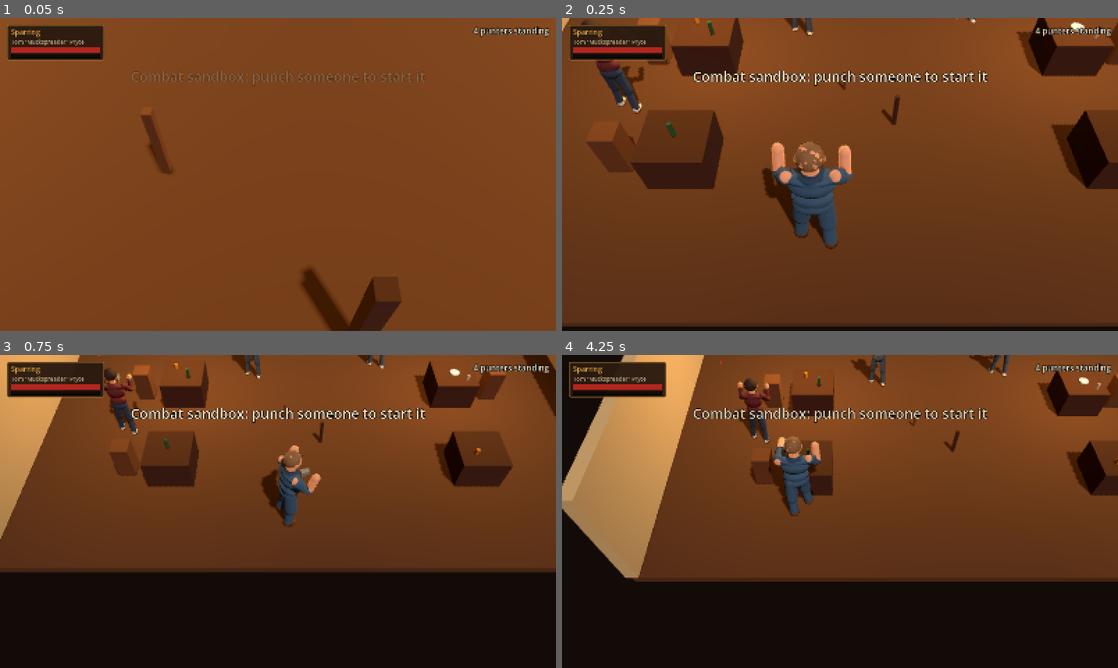
Above: before the commit, frames 1-4 (two rows, left to right).
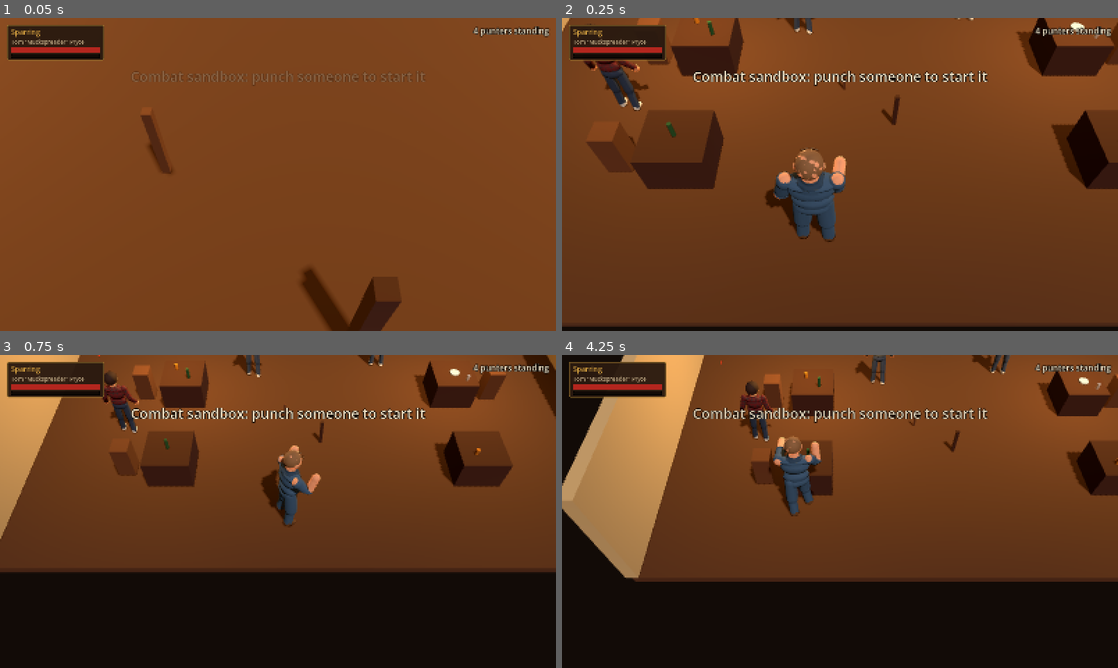
Above: after the commit, the same moments.

Repository: Beenster99/crownandpunchbowl
Game: Godot game, scene res://scenes/actors/combat_sandbox.tscn
Two runs of this game, one before a commit and one after it. Both use one fixed random seed, a clock stepped at 60 frames per second and the inputs below. This scene is started directly instead of the project's main scene.
Inputs (mouse positions are in pixels of both pictures, inside the frame that each line leads up to):
- Up to frame 1 (0.05 s): no input
- Up to frame 2 (0.25 s): no input
- Up to frame 3 (0.75 s): tap Enter at 0.5 s; move the mouse to (400, 495) at 0.52 s; hold D (move_right) from 0.53 s (still down); tap R (grab) at 0.6 s; click (400, 495) at 0.67 s
- Up to frame 4 (4.25 s): right-click (962, 495) at 0.8 s; release D (move_right) at 1.25 s; drag from (728, 527) to (812, 574) at 1.27 s; move the mouse to (895, 442) at 2.02 s; hold D (move_right) 2.03-2.75 s; click (895, 442) at 2.1 s; tap R (grab) at 2.3 s; drag from (812, 574) to (673, 464) at 2.77 s; move the mouse to (1006, 558) at 3.52 s; hold A (move_left) from 3.53 s (still down); tap Space (dodge) at 3.6 s; click (1006, 558) at 3.8 s

Frame 1 is identical in both runs. In frame 2, 2.3% of the frame differs, in the area x 3-75%, y 0-74%; in frame 3, 0.6%; in frame 4, 0.6%.

Commit message:
Relaxed idles for calm characters, and remove the grey placeholder nose
Calm people now stand about relaxed (hands down with weight shifts, sipping a pint,
gesturing while chatting, staff polishing glasses) and walk relaxed. The fists-up guard
comes up only with trouble: NPCs follow their AI mood (now synced to clients), players
raise it after a swing or hit or when a riled-up NPC is near.

The grey box in front of faces was the capsule placeholder's 'Facing' nose, which
Fighter re-showed every frame. FighterVisual now frees it, and Fighter keeps it hidden
whenever a rig is on.

Co-Authored-By: Claude Opus 5.5 <noreply@anthropic.com>
Claude-Session: https://claude.ai/code/session_01RduChsXu1E465V4o6a71Up

Diff:
--- a/scripts/actors/character_rig.gd
+++ b/scripts/actors/character_rig.gd
@@ -20,7 +20,14 @@
 	&"throw", &"grab", &"hold", &"held_struggle", &"hit_front", &"hit_back", &"stagger",
 	&"knockdown", &"down", &"get_up", &"crawl", &"ko", &"drink", &"eat", &"dodge",
 	&"cheer", &"taunt",
+	# Calm, before anyone kicks off: relaxed stances, a pint, chatting, staff polishing.
+	&"idle_relaxed", &"idle_pint", &"idle_chat", &"idle_polish", &"walk_relaxed",
 ]
+
+## The calm idles a character picks from (by seed). Staff polish glasses instead.
+const CALM_IDLES: Array[StringName] = [&"idle_relaxed", &"idle_pint", &"idle_relaxed"]
+## Standing loops that guard/talk changes switch between.
+const STANDING: Array[StringName] = [&"idle", &"walk", &"idle_relaxed", &"idle_pint", &"idle_chat", &"idle_polish", &"walk_relaxed"]
 
 ## Fighter state name (lower case, as in Fighter.State) -> animation.
 const STATE_ANIMS := {
@@ -85,6 +92,14 @@
 ## How hard a KO punch throws the body, in N·s per unit of hit direction.
 @export var ragdoll_impulse := 30.0
 
+## Fists up. Off while the pub is calm: idles and walking are relaxed until a fight is on.
+## FighterVisual raises it when the fighter or someone near them gets stuck in.
+var guard := false
+## Chatting with someone: gestures instead of the calm idle.
+var talking := false
+## Bar staff: polish a glass instead of the calm idles.
+var staff := false
+
 var anim: AnimationPlayer
 var skeleton: Skeleton3D
 var current: StringName = &""
@@ -135,7 +150,7 @@
 	current = anim_name
 	anim.speed_scale = 1.0
 	anim.play(anim_name, blend)
-	if anim_name == &"idle" or anim_name == &"walk" or anim_name == &"hold":
+	if STANDING.has(anim_name) or anim_name == &"hold":
 		anim.seek(randf() * anim.current_animation_length if not Engine.is_editor_hint() else 0.0, true)
 
 
@@ -146,7 +161,7 @@
 		var dir := _last_hit if _last_hit.length() > 0.01 else global_basis.z
 		start_ragdoll(dir.normalized() * ragdoll_impulse + Vector3.UP * ragdoll_impulse * 0.25)
 	elif key == "idle":
-		play(&"walk" if _moving else &"idle")
+		play(_standing_anim())
 	elif STATE_ANIMS.has(key):
 		play(STATE_ANIMS[key])
 	else:
@@ -155,6 +170,7 @@
 
 ## Plays an attack or action by move name. "punch" alternates left and right.
 func play_move(move: String) -> void:
+	guard = true
 	if move == "punch":
 		play(&"punch_l" if _next_punch_left else &"punch_r", 0.05)
 		_next_punch_left = not _next_punch_left
@@ -167,6 +183,7 @@
 ## Plays a hit reaction. Pass the hit's world direction (attacker to victim) so a KO
 ## that follows throws the ragdoll the right way.
 func play_hit(from_front := true, heavy := false, direction := Vector3.ZERO) -> void:
+	guard = true
 	if direction != Vector3.ZERO:
 		_last_hit = direction
 	if heavy:
@@ -178,12 +195,46 @@
 ## Call every frame with horizontal speed in m/s. Switches between idle and walk.
 func set_move_speed(speed: float) -> void:
 	_moving = speed > 0.2
-	if current == &"idle" and _moving:
-		play(&"walk", 0.15)
-	elif current == &"walk" and not _moving:
-		play(&"idle", 0.2)
-	if current == &"walk":
-		anim.speed_scale = clampf(speed / 2.6, 0.6, 2.2)
+	_refresh_standing(0.15)
+	if current == &"walk" or current == &"walk_relaxed":
+		anim.speed_scale = clampf(speed / (2.6 if current == &"walk" else 2.0), 0.6, 2.2)
+
+
+## Fists up (a fight is on) or relaxed (calm pub). Blends over if standing or walking.
+func set_guard(up: bool) -> void:
+	if up == guard:
+		return
+	guard = up
+	_refresh_standing(0.35)
+
+
+## Chatting: gestures while standing calm.
+func set_talking(on: bool) -> void:
+	if on == talking:
+		return
+	talking = on
+	_refresh_standing(0.4)
+
+
+## The idle or walk that fits right now.
+func _standing_anim() -> StringName:
+	if _moving:
+		return &"walk" if guard else &"walk_relaxed"
+	if guard:
+		return &"idle"
+	if talking:
+		return &"idle_chat"
+	if staff:
+		return &"idle_polish"
+	return CALM_IDLES[absi(look_seed) % CALM_IDLES.size()]
+
+
+func _refresh_standing(blend: float) -> void:
+	if anim == null or not STANDING.has(current):
+		return
+	var want := _standing_anim()
+	if want != current:
+		play(want, blend)
 
 
 ## A node to attach weapons, glasses or a held enemy to: hand_r, hand_l, head, chest, hold_point.
@@ -299,7 +350,8 @@
 		_build_ragdoll()
 	set_blood(_blood)
 	if start_animation != &"" and anim.has_animation(start_animation):
-		play(start_animation, 0.0)
+		# The default "idle" means "standing about": relaxed unless the guard is up.
+		play(_standing_anim() if start_animation == &"idle" else start_animation, 0.0)
 		anim.advance(0.0)
 
 
@@ -508,7 +560,7 @@
 	if CHAINS.has(anim_name):
 		play(CHAINS[anim_name], 0.15)
 	elif auto_return_to_idle and RETURNS_TO_IDLE.has(anim_name):
-		play(&"walk" if _moving else &"idle", 0.15)
+		play(_standing_anim(), 0.15)
 
 
 ## Pose data rotates each joint about the character's own axes (x right, y up, z back),
@@ -608,6 +660,7 @@
 	}
 
 	var defs := {}
+	_calm_defs(defs, relaxed)
 	defs[&"idle"] = {"length": 2.0, "loop": true, "keys": [
 		[0.0, guard],
 		[1.0, _with(guard, {&"Chest": Vector3(-4, 0, 0), &"Spine": Vector3(-7, 3, 0), &"_hips": Vector3(0, -0.018, 0), &"ElbowL": Vector3(105, 0, 0)})],
@@ -760,3 +813,56 @@
 		[0.85, _with(beckon, {&"ElbowR": Vector3(95, 0, 0)})], [1.05, beckon], [1.4, guard],
 	]}
 	return defs
+
+
+
+
+## The calm set: how people stand about in a pub before it kicks off.
+func _calm_defs(defs: Dictionary, relaxed: Dictionary) -> void:
+	var stand := _with(relaxed, {&"Spine": Vector3(3, 0, 0), &"HipL": Vector3(2, 0, -3), &"HipR": Vector3(-2, 0, 3),
+		&"KneeL": Vector3(-4, 0, 0), &"KneeR": Vector3(-2, 0, 0)})
+	# Hands in pockets, weight shifting from foot to foot, glancing about.
+	var pockets := _with(stand, {&"ShoulderL": Vector3(-6, 0, -9), &"ElbowL": Vector3(32, 0, 0),
+		&"ShoulderR": Vector3(-6, 0, 9), &"ElbowR": Vector3(32, 0, 0)})
+	defs[&"idle_relaxed"] = {"length": 4.0, "loop": true, "keys": [
+		[0.0, _with(pockets, {&"_hips": Vector3(0.02, 0, 0), &"Spine": Vector3(3, 0, -2), &"KneeR": Vector3(-10, 0, 0)})],
+		[1.3, _with(pockets, {&"_hips": Vector3(0.01, -0.004, 0), &"Head": Vector3(0, 18, 0), &"KneeR": Vector3(-8, 0, 0)})],
+		[2.0, _with(pockets, {&"_hips": Vector3(-0.02, 0, 0), &"Spine": Vector3(3, 0, 2), &"KneeL": Vector3(-10, 0, 0)})],
+		[3.2, _with(pockets, {&"_hips": Vector3(-0.01, -0.004, 0), &"Head": Vector3(-4, -14, 0), &"KneeL": Vector3(-8, 0, 0)})],
+		[4.0, _with(pockets, {&"_hips": Vector3(0.02, 0, 0), &"Spine": Vector3(3, 0, -2), &"KneeR": Vector3(-10, 0, 0)})],
+	]}
+	# Pint held at the belly, the odd sip.
+	var hold_pint := _with(stand, {&"ShoulderR": Vector3(22, 0, -8), &"ElbowR": Vector3(92, 0, 0)})
+	var sip := _with(hold_pint, {&"ShoulderR": Vector3(100, 0, -26), &"ElbowR": Vector3(136, 0, 0),
+		&"Head": Vector3(22, 0, 0), &"Spine": Vector3(8, 0, 0)})
+	defs[&"idle_pint"] = {"length": 5.0, "loop": true, "keys": [
+		[0.0, hold_pint], [1.5, _with(hold_pint, {&"Head": Vector3(0, 15, 0), &"_hips": Vector3(0.015, 0, 0)})],
+		[2.6, hold_pint], [3.1, sip], [3.7, sip], [4.3, hold_pint], [5.0, hold_pint],
+	]}
+	# Chatting: one hand talking, nods, the other hand on a pint.
+	var chat := _with(stand, {&"ShoulderL": Vector3(22, 0, -6), &"ElbowL": Vector3(92, 0, 0)})
+	defs[&"idle_chat"] = {"length": 3.0, "loop": true, "keys": [
+		[0.0, _with(chat, {&"ShoulderR": Vector3(30, 0, 10), &"ElbowR": Vector3(72, 0, 0)})],
+		[0.6, _with(chat, {&"ShoulderR": Vector3(48, 0, 22), &"ElbowR": Vector3(48, 0, 0), &"Head": Vector3(-6, 12, 0)})],
+		[1.2, _with(chat, {&"ShoulderR": Vector3(26, 0, 6), &"ElbowR": Vector3(88, 0, 0), &"Head": Vector3(6, -4, 0)})],
+		[1.9, _with(chat, {&"ShoulderR": Vector3(12, 0, 8), &"ElbowR": Vector3(30, 0, 0), &"Head": Vector3(-8, 0, 0), &"Spine": Vector3(6, 0, 0)})],
+		[2.5, _with(chat, {&"ShoulderR": Vector3(40, 0, 18), &"ElbowR": Vector3(60, 0, 0), &"Head": Vector3(4, 8, 0)})],
+		[3.0, _with(chat, {&"ShoulderR": Vector3(30, 0, 10), &"ElbowR": Vector3(72, 0, 0)})],
+	]}
+	# Bar staff polishing a glass that is already clean.
+	var polish := _with(stand, {&"Head": Vector3(-14, 0, 0), &"ShoulderL": Vector3(32, 0, 14), &"ElbowL": Vector3(72, 0, 0),
+		&"ShoulderR": Vector3(36, 0, -14), &"ElbowR": Vector3(70, 0, 0)})
+	defs[&"idle_polish"] = {"length": 1.6, "loop": true, "keys": [
+		[0.0, polish], [0.4, _with(polish, {&"ShoulderR": Vector3(42, 0, -6), &"ElbowR": Vector3(60, 0, 0)})],
+		[0.8, _with(polish, {&"ShoulderR": Vector3(36, 0, -22), &"ElbowR": Vector3(80, 0, 0)})],
+		[1.2, _with(polish, {&"ShoulderR": Vector3(30, 0, -12), &"ElbowR": Vector3(74, 0, 0)})], [1.6, polish],
+	]}
+	# Strolling, arms swinging loose.
+	var step := _with(relaxed, {&"Spine": Vector3(-2, 6, 0), &"HipL": Vector3(24, 0, -3), &"KneeL": Vector3(-6, 0, 0),
+		&"HipR": Vector3(-22, 0, 3), &"KneeR": Vector3(-26, 0, 0), &"ShoulderL": Vector3(-16, 0, -6),
+		&"ElbowL": Vector3(14, 0, 0), &"ShoulderR": Vector3(18, 0, 6), &"ElbowR": Vector3(24, 0, 0)})
+	var passing := _with(relaxed, {&"HipL": Vector3(4, 0, -3), &"KneeL": Vector3(-8, 0, 0), &"HipR": Vector3(6, 0, 3),
+		&"KneeR": Vector3(-52, 0, 0), &"_hips": Vector3(0, 0.025, 0)})
+	defs[&"walk_relaxed"] = {"length": 0.9, "loop": true, "keys": [
+		[0.0, step], [0.225, passing], [0.45, _mirror(step)], [0.675, _mirror(passing)], [0.9, step],
+	]}
--- a/scripts/actors/fighter.gd
+++ b/scripts/actors/fighter.gd
@@ -929,7 +929,8 @@
 	body.position.y = 0.3 if lying else 0.875
 	var nose := get_node_or_null("Facing") as Node3D
 	if nose != null:
-		nose.visible = not lying
+		# Once a character rig is on, the placeholder nose stays hidden for good.
+		nose.visible = not lying and not has_node(FighterVisual.NODE_NAME)
 	var mat := body.material_override as StandardMaterial3D
 	if mat == null:
 		mat = StandardMaterial3D.new()
--- a/scripts/actors/fighter_visual.gd
+++ b/scripts/actors/fighter_visual.gd
@@ -11,10 +11,15 @@
 ## Usage: FighterVisual.attach(fighter). Fighter does this itself in _ready().
 
 const NODE_NAME := "Visual"
+## A player keeps their guard up this long after their last swing or hit taken.
+const GUARD_HOLD := 6.0
+## A player raises their guard when a riled-up NPC is this close.
+const GUARD_RANGE := 4.5
 
 var fighter: Fighter
 var rig: CharacterRig
 var _last_state := -1
+var _last_action := -INF
 
 
 static func attach(f: Fighter) -> FighterVisual:
@@ -58,11 +63,15 @@
 	rig.name = "Rig"
 	rig.look = look_for(fighter)
 	rig.look_seed = String(fighter.name).trim_prefix("N").to_int()
+	# Before add_child, so the rig starts in the right idle.
+	rig.staff = fighter.team == Fighter.Team.STAFF or String(fighter.get("kind") if "kind" in fighter else "") == "staff"
 	add_child(rig)
-	for placeholder in ["Body", "Facing"]:
-		var n := fighter.get_node_or_null(placeholder) as Node3D
-		if n:
-			n.visible = false
+	var body := fighter.get_node_or_null("Body") as Node3D
+	if body:
+		body.visible = false  # kept: hands.gd and npc.gd still read it
+	var facing := fighter.get_node_or_null("Facing")
+	if facing:
+		facing.queue_free()  # the grey placeholder nose; it floated in front of the face
 	fighter.state_changed.connect(_on_state_changed)
 	fighter.move_started.connect(_on_move_started)
 	fighter.hit_taken.connect(_on_hit_taken)
@@ -80,6 +89,28 @@
 		_play_state(fighter.state)
 	if fighter.max_hp > 0.0:
 		rig.set_blood(clampf(1.0 - fighter.hp / fighter.max_hp, 0.0, 1.0) * 1.1 - 0.1)
+	rig.set_guard(_wants_guard())
+	var partner: Variant = fighter.get("chatting_with") if "chatting_with" in fighter else null
+	rig.set_talking(partner != null and is_instance_valid(partner))
+
+
+## Calm people stand relaxed (hands in pockets, pint, chatting); the fists only come up
+## when there's trouble. NPCs follow their AI mood; staff never square up.
+func _wants_guard() -> bool:
+	if rig.staff:
+		return false
+	if "mood" in fighter:
+		return int(fighter.get("mood")) != 0  # Npc.Mood.CALM
+	var now := Time.get_ticks_msec() / 1000.0
+	if now - _last_action < GUARD_HOLD:
+		return true
+	for node in get_tree().get_nodes_in_group(Fighter.GROUP):
+		if node == fighter or not (node is Fighter) or not ("mood" in node):
+			continue
+		if int(node.get("mood")) != 0 and not node.is_down() \
+				and node.global_position.distance_to(fighter.global_position) < GUARD_RANGE:
+			return true
+	return false
 
 
 func head_position() -> Vector3:
@@ -107,10 +138,12 @@
 
 
 func _on_move_started(move_id: StringName) -> void:
+	_last_action = Time.get_ticks_msec() / 1000.0
 	rig.play_move(String(move_id))
 
 
 func _on_hit_taken(info: Dictionary) -> void:
+	_last_action = Time.get_ticks_msec() / 1000.0
 	if fighter.is_down():
 		return
 	var from_front := true
--- a/scripts/ai/director.gd
+++ b/scripts/ai/director.gd
@@ -143,7 +143,8 @@
 	# The networking workstream's NetSync adds position/state synchronisers when present.
 	var net_sync: Variant = _global_class(&"NetSync")
 	if net_sync != null:
-		net_sync.attach(npc, 1)
+		var extra: Array[String] = ["mood"]  # clients need mood for calm vs guarded idles
+		net_sync.attach(npc, 1, extra)
 	return npc
 
 
--- a/tests/character_test.gd
+++ b/tests/character_test.gd
@@ -14,6 +14,7 @@
 	_check_crowd_variation()
 	_check_state_and_move_mapping()
 	_check_lying_down()
+	_check_calm_and_guard()
 	await _check_ragdoll()
 	if _failures == 0:
 		print("CHARACTERS OK: %d looks, %d animations" % [CharacterLooks.all_ids().size(), CharacterRig.ANIMATIONS.size()])
@@ -113,6 +114,40 @@
 	rig.queue_free()
 
 
+## Nobody stands about with their fists up: calm idles until the guard goes up.
+func _check_calm_and_guard() -> void:
+	var rig := CharacterRig.new()
+	rig.look_id = "local"
+	rig.look_seed = 4
+	root.add_child(rig)
+	if not CharacterRig.CALM_IDLES.has(rig.current):
+		_fail("a fresh character should stand relaxed, got %s" % rig.current)
+	rig.set_talking(true)
+	if rig.current != &"idle_chat":
+		_fail("chatting should gesture, got %s" % rig.current)
+	rig.set_guard(true)
+	if rig.current != &"idle":
+		_fail("guard up should raise the fists, got %s" % rig.current)
+	rig.set_move_speed(3.0)
+	if rig.current != &"walk":
+		_fail("guarded walk expected, got %s" % rig.current)
+	rig.set_guard(false)
+	if rig.current != &"walk_relaxed":
+		_fail("calm walk expected, got %s" % rig.current)
+	rig.set_move_speed(0.0)
+	rig.set_talking(false)
+	if not CharacterRig.CALM_IDLES.has(rig.current):
+		_fail("should settle back to a calm idle, got %s" % rig.current)
+	rig.queue_free()
+	var barman := CharacterRig.new()
+	barman.look_id = "barman"
+	barman.staff = true
+	root.add_child(barman)
+	if barman.current != &"idle_polish":
+		_fail("bar staff should polish glasses, got %s" % barman.current)
+	barman.queue_free()
+
+
 func _check_lying_down() -> void:
 	var rig := CharacterRig.new()
 	rig.look_id = "tom"
--- a/tools/capture_characters.gd
+++ b/tools/capture_characters.gd
@@ -14,6 +14,11 @@
 	["ragdoll", 2.5, true, true],
 	["ragdoll", 0.0, false, true],
 	["idle", 0.6, false, false],
+	["idle_relaxed", 1.2, true, false],
+	["idle_pint", 3.2, true, false],
+	["idle_chat", 0.9, true, false],
+	["idle_polish", 0.5, true, false],
+	["walk_relaxed", 0.3, true, false],
 ]
 
 
Not shown, changed: docs/CHARACTERS.md
